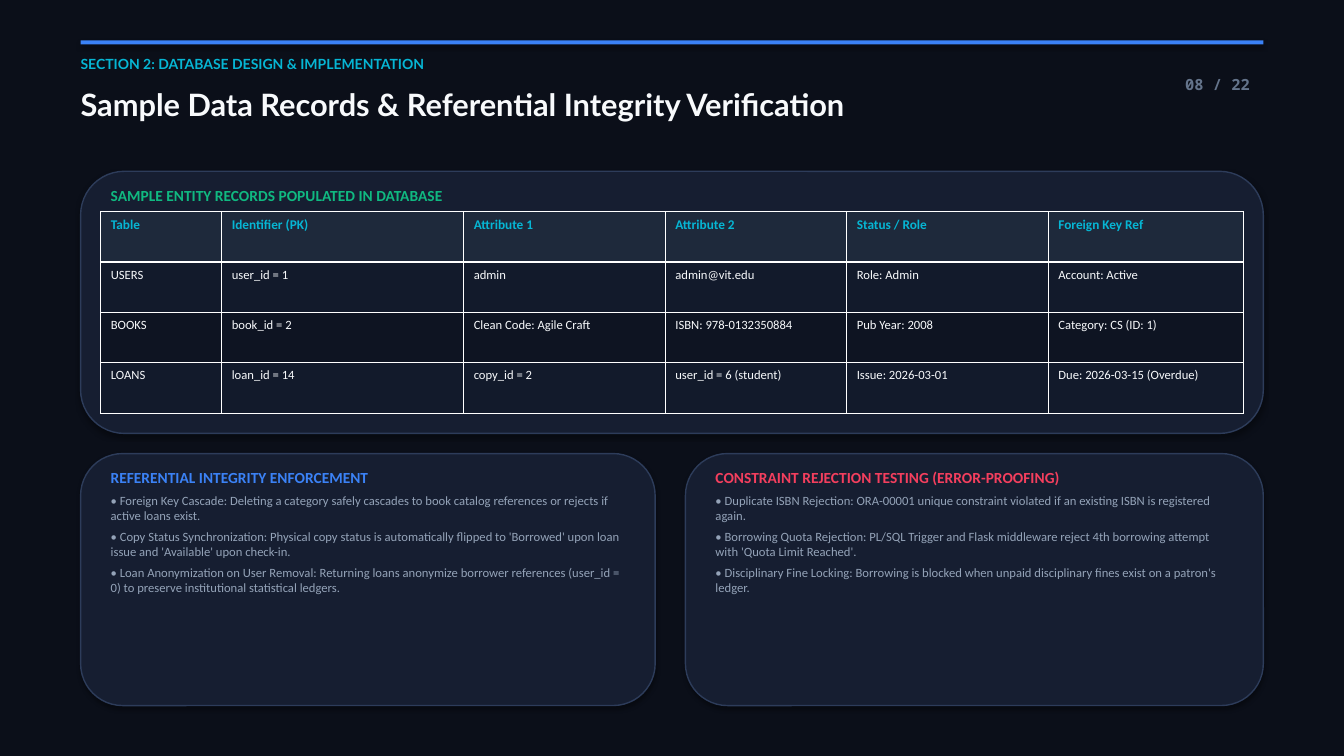
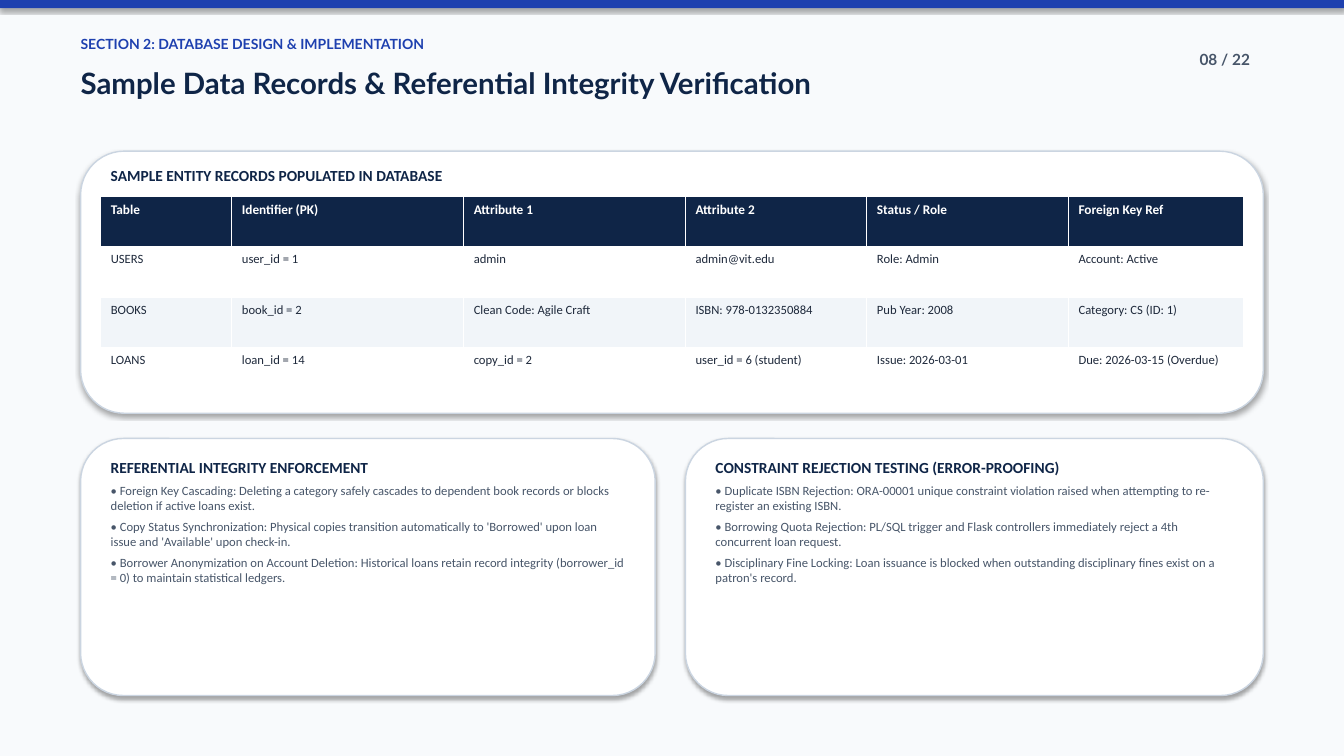
Before and after one commit to Karthi16-png/LIBRARAY-MANAGEMENT-SYSTEM, a slide deck: slide 8 of VITCC_Library_Management_System_Presentation.pptx. Drawn at 1344x756 pixels with LibreOffice and Linux fonts; fonts in the diff are those of the drawing. Boxes give left, top, right and bottom in pixels: in the first picture for what was removed or moved away, otherwise in the second. Text is boxed around its words. In the diff, an @@ line names an element or a change of style, - is before the commit and + after.

Commit message:
style: redesign presentation with clean professional college student academic styling

```diff
--- a/VITCC_Library_Management_System_Presentation.pptx
+++ b/VITCC_Library_Management_System_Presentation.pptx
@@ rectangle at bbox=[0, 0, 1344, 756]: fill #0B0F19 to #F8FAFC @@
@@ rectangle: place and size @@
-rectangle at bbox=[81, 40, 1263, 44]
+rectangle at bbox=[0, 0, 1344, 8]
@@ rectangle at bbox=[0, 0, 1344, 8]: fill #3B82F6 to #1E40AF @@
@@ text "SECTION 2: DATABASE DESIGN & ...": place and size @@
-text "SECTION 2: DATABASE DESIGN & ..." at bbox=[81, 59, 424, 69]
+text "SECTION 2: DATABASE DESIGN & ..." at bbox=[81, 38, 424, 49]
@@ text "SECTION 2: DATABASE DESIGN & ..." at bbox=[81, 38, 424, 49]: text colour #06B6D4 to #1E40AF @@
@@ text "08 / 22": place and size @@
-text "08 / 22" at bbox=[1185, 79, 1250, 90]
+text "08 / 22" at bbox=[1200, 54, 1250, 65]
@@ text "08 / 22" at bbox=[1200, 54, 1250, 65]: font Noto Sans Mono to Lato, text colour #64748B to #475569 @@
@@ text "Sample Data Records & Referential ...": place and size @@
-text "Sample Data Records & Referential ..." at bbox=[81, 93, 844, 122]
+text "Sample Data Records & Referential ..." at bbox=[81, 72, 811, 100]
@@ text "Sample Data Records & Referential ..." at bbox=[81, 72, 811, 100]: size 22 to 21 pt, text colour #F8FAFC to #0F2547 @@
@@ rounded rectangle: place and size @@
-rounded rectangle at bbox=[81, 171, 1263, 434]
+rounded rectangle at bbox=[81, 151, 1263, 413]
@@ fill #161E31 to #FFFFFF; outline #2D3C5A 1 pt to #CBD5E1 1 pt in 3 elements at bbox=[686, 439, 1263, 696], bbox=[81, 439, 655, 696], bbox=[81, 151, 1263, 413] @@
@@ text "SAMPLE ENTITY RECORDS POPULATED IN ...": place and size @@
-text "SAMPLE ENTITY RECORDS POPULATED IN ..." at bbox=[111, 191, 442, 201]
+text "SAMPLE ENTITY RECORDS POPULATED IN ..." at bbox=[111, 171, 442, 181]
@@ text "SAMPLE ENTITY RECORDS POPULATED IN ..." at bbox=[111, 171, 442, 181]: text colour #10B981 to #0F2547 @@
@@ table at bbox=[101, 197, 1243, 398] @@
@@ fill #1E293B to #0F2547 in row 1 @@
@@ fill #121A2B to #FFFFFF in 12 cells @@
@@ fill #0E1422 to #F1F5F9 in row 3 @@
@@ text colour #06B6D4 to #FFFFFF in "Table", "Identifier (PK)", "Attribute 1", "Attribute 2" and 2 more places @@
@@ text colour #F8FAFC to #1E293B in "USERS", "user_id = 1", "admin", "admin@vit.edu" and 14 more places @@
@@ table: place and size @@
-table at bbox=[101, 212, 1243, 413]
+table at bbox=[101, 197, 1243, 398]
@@ rounded rectangle: place and size @@
-rounded rectangle at bbox=[81, 454, 655, 706]
+rounded rectangle at bbox=[81, 439, 655, 696]
@@ rounded rectangle: place and size @@
-rounded rectangle at bbox=[686, 454, 1263, 706]
+rounded rectangle at bbox=[686, 439, 1263, 696]
@@ text "REFERENTIAL INTEGRITY ENFORCEMENT": place and size @@
-text "REFERENTIAL INTEGRITY ENFORCEMENT" at bbox=[111, 473, 619, 594]
+text "REFERENTIAL INTEGRITY ENFORCEMENT" at bbox=[111, 463, 624, 584]
@@ text at bbox=[111, 463, 368, 473]: text colour #3B82F6 to #0F2547 in "REFERENTIAL INTEGRITY ENFORCEMENT" @@
@@ text "CONSTRAINT REJECTION TESTING (ERROR-PROOFING)": place and size @@
-text "CONSTRAINT REJECTION TESTING (ERROR-PROOFING)" at bbox=[715, 471, 1216, 594]
+text "CONSTRAINT REJECTION TESTING (ERROR-PROOFING)" at bbox=[715, 461, 1215, 584]
@@ text at bbox=[715, 461, 1059, 475]: text colour #F43F5E to #0F2547 in "CONSTRAINT REJECTION TESTING (ERROR-PROOFING)" @@
@@ text at bbox=[111, 486, 624, 584]: text changed; text colour #94A3B8 to #475569 @@
-• Foreign Key Cascade: Deleting a category safely cascades to book catalog references or rejects if active loans exist.
-• Copy Status Synchronization: Physical copy status is automatically flipped to 'Borrowed' upon loan issue and 'Available' upon check-in.
-• Loan Anonymization on User Removal: Returning loans anonymize borrower references (user_id = 0) to preserve institutional statistical ledgers.
+• Foreign Key Cascading: Deleting a category safely cascades to dependent book records or blocks deletion if active loans exist.
+• Copy Status Synchronization: Physical copies transition automatically to 'Borrowed' upon loan issue and 'Available' upon check-in.
+• Borrower Anonymization on Account Deletion: Historical loans retain record integrity (borrower_id = 0) to maintain statistical ledgers.
@@ text at bbox=[715, 486, 1215, 584]: text changed; text colour #94A3B8 to #475569 @@
-• Duplicate ISBN Rejection: ORA-00001 unique constraint violated if an existing ISBN is registered again.
-• Borrowing Quota Rejection: PL/SQL Trigger and Flask middleware reject 4th borrowing attempt with 'Quota Limit Reached'.
-• Disciplinary Fine Locking: Borrowing is blocked when unpaid disciplinary fines exist on a patron's ledger.
+• Duplicate ISBN Rejection: ORA-00001 unique constraint violation raised when attempting to re-register an existing ISBN.
+• Borrowing Quota Rejection: PL/SQL trigger and Flask controllers immediately reject a 4th concurrent loan request.
+• Disciplinary Fine Locking: Loan issuance is blocked when outstanding disciplinary fines exist on a patron's record.
```
Also in this commit, not shown: 21 other slides changed, 1 other file.
